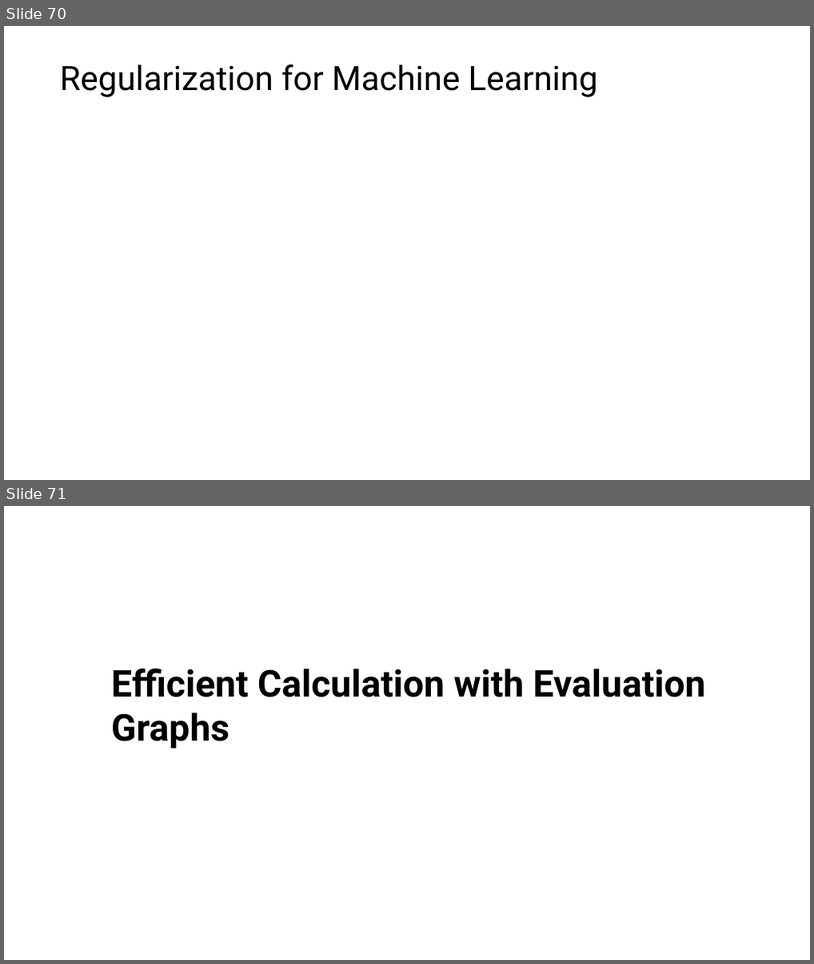
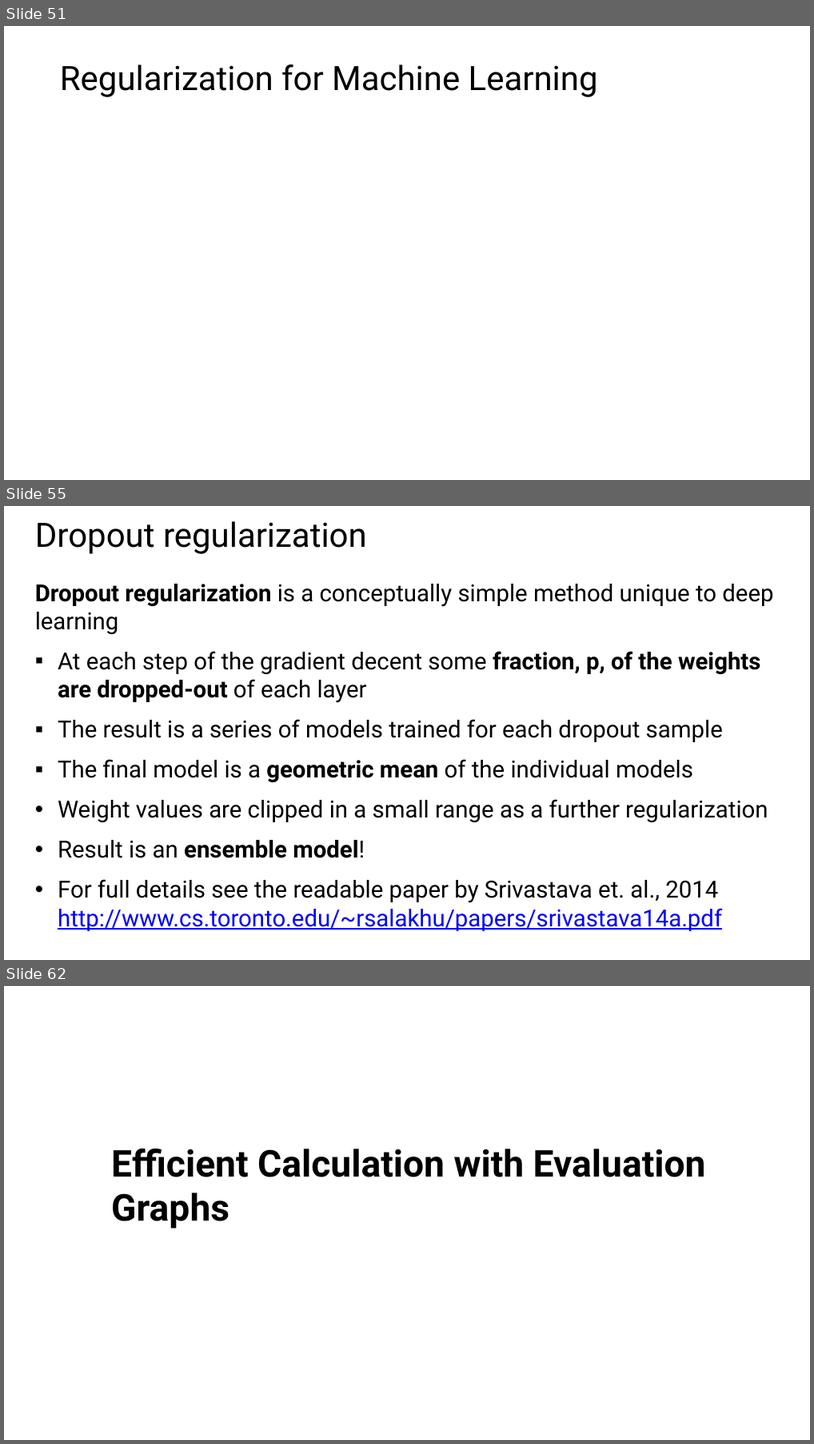
Before and after one commit to StephenElston/CSCI-E25, a slide deck: Slides/5_BuildingBlocksOfDeepLearning.pptx. Shown one above the other, each under a label of ours: slides 70 and 71 before the commit, slides 51, 55 and 62 after it; the slides between them are not shown. The pictures are 814x964 and 814x1444 pixels, drawn with LibreOffice and Linux fonts; fonts in the diff are those of the drawing; grey boxes stand for pictures. Boxes give left, top, right and bottom in pixels: in the first picture for what was removed or moved away, otherwise in the second. Text is boxed around its words. In the diff, an @@ line names an element or a change of style, - is before the commit and + after.

```diff
--- a/Slides/5_BuildingBlocksOfDeepLearning.pptx
+++ b/Slides/5_BuildingBlocksOfDeepLearning.pptx
@@ slide 55 added at <box>4,506,810,960</box>, background #FFFFFF @@
@@ title added at <box>35,521,367,554</box>, 40 pt, text #000000 @@
+Dropout regularization
@@ text added at <box>35,584,774,931</box>, 28 pt, text #000000 @@
+Dropout regularization is a conceptually simple method unique to deep learning
+▪ At each step of the gradient decent some fraction, p, of the weights are dropped-out of each layer
+▪ The result is a series of models trained for each dropout sample
+▪ The final model is a geometric mean of the individual models
+• Weight values are clipped in a small range as a further regularization
+• Result is an ensemble model!
+• For full details see the readable paper by Srivastava et. al., 2014 http://www.cs.toronto.edu/~rsalakhu/papers/srivastava14a.pdf
@@ what was slide 70 is now slide 51 @@
@@ what was slide 71 is now slide 62 @@
```
Also in this commit, not shown: 1 slide changed, 10 other slides added, 20 slides removed.
